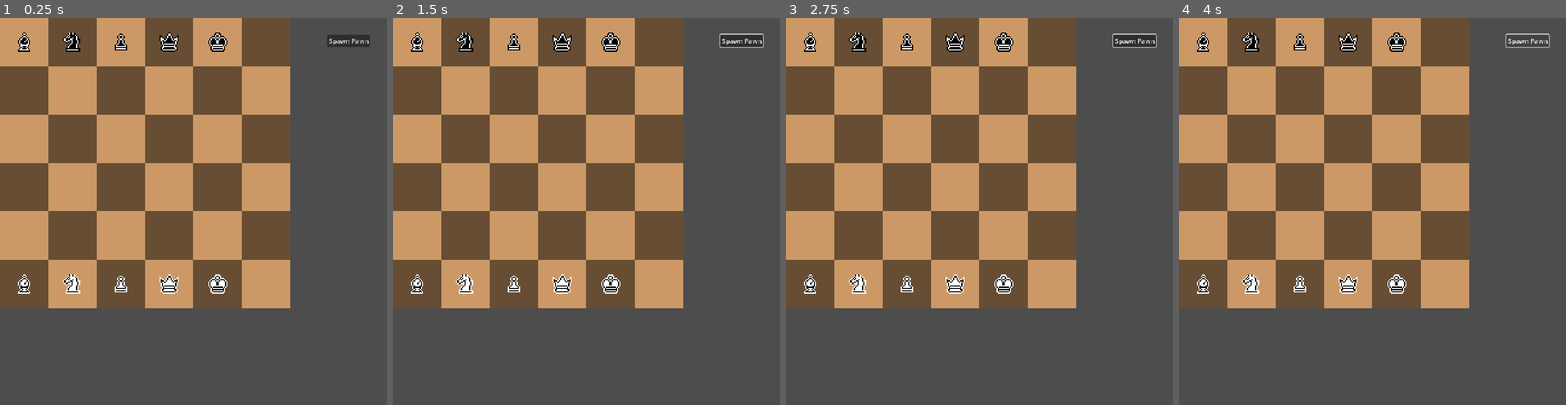
Above: before the commit, frames 1-4 (left to right).
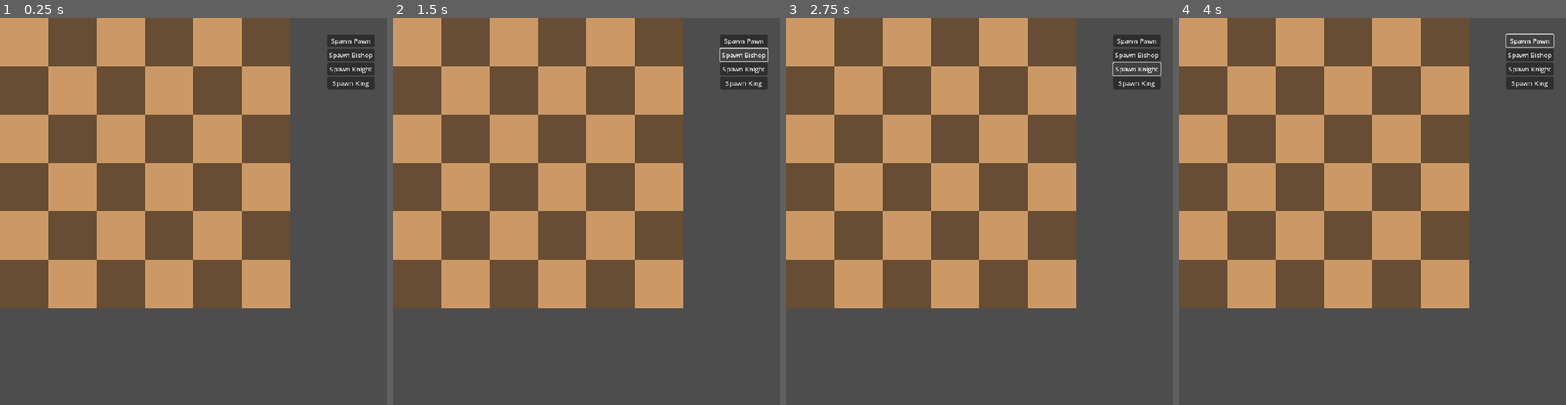
Above: after the commit, the same moments.

Repository: Wyadox/TurnBasedLite
Game: Godot game, scene res://scenes/game.tscn
Same seed, same stepped clock (60 frames per second), same inputs: the game is played once before the commit and once after it.
Inputs (mouse positions are in pixels of both pictures, inside the frame that each line leads up to):
- Up to frame 1 (0.25 s): no input
- Up to frame 2 (1.5 s): click "Spawn Pawn" at 0.5 s; click (745, 56) at 1.25 s, where only the run after the commit has a clickable "Spawn Bishop"
- Up to frame 3 (2.75 s): click (1138, 68) at 2 s, where only the run after the commit has a clickable "Spawn Knight"
- Up to frame 4 (4 s): click (1531, 83) at 2.75 s, where only the run after the commit has a clickable "Spawn King"; click "Spawn Pawn" at 3.5 s

The runs differ from the first frame. In frame 1, 2.7% of the frame differs, in the area x 4-97%, y 3-72%; in frame 2, 2.6%; in frame 3, 2.5%; in frame 4, 2.7%.

Commit message:
Setup Phase Basis
Implementation of a basic Setup Phase, with the base variants of pieces

White spawns all pieces, then Black spawns all pieces, then the match starts

Diff:
--- a/chess-game/scenes/game.tscn
+++ b/chess-game/scenes/game.tscn
@@ -2,7 +2,7 @@
 
 [ext_resource type="Script" uid="uid://bj20fx8i5xny6" path="res://scripts/game.gd" id="1_yqjtg"]
 [ext_resource type="Script" uid="uid://dlwh8mqmkmuqo" path="res://scripts/board.gd" id="2_lnu2h"]
-[ext_resource type="Script" uid="uid://b3kuug82fetu7" path="res://scenes/setup_phase_ui.gd" id="3_lnu2h"]
+[ext_resource type="Script" uid="uid://b3kuug82fetu7" path="res://scripts/setup_phase_ui.gd" id="3_lnu2h"]
 
 [node name="Game" type="Node2D"]
 script = ExtResource("1_yqjtg")
@@ -69,11 +69,28 @@
 offset_right = 918.0
 offset_bottom = 81.0
 
-[node name="Button" type="Button" parent="SetupPhaseUI/VBoxContainer"]
+[node name="Pawn_Button" type="Button" parent="SetupPhaseUI/VBoxContainer"]
 layout_mode = 2
 text = "Spawn Pawn"
 
+[node name="Bishop_Button" type="Button" parent="SetupPhaseUI/VBoxContainer"]
+layout_mode = 2
+text = "Spawn Bishop"
+
+[node name="Knight_Button" type="Button" parent="SetupPhaseUI/VBoxContainer"]
+layout_mode = 2
+text = "Spawn Knight"
+
+[node name="King_Button" type="Button" parent="SetupPhaseUI/VBoxContainer"]
+layout_mode = 2
+text = "Spawn King"
+
 [connection signal="selected_square" from="." to="Board" method="_on_game_selected_square"]
+[connection signal="set_status" from="Board" to="." method="_on_board_set_status"]
+[connection signal="setup_complete" from="Board" to="." method="_on_board_setup_complete"]
 [connection signal="pressed" from="Control/Button" to="." method="_on_button_pressed"]
 [connection signal="spawn_piece" from="SetupPhaseUI" to="Board" method="_on_setup_phase_ui_spawn_piece"]
-[connection signal="pressed" from="SetupPhaseUI/VBoxContainer/Button" to="SetupPhaseUI" method="_on_button_pressed"]
+[connection signal="pressed" from="SetupPhaseUI/VBoxContainer/Pawn_Button" to="SetupPhaseUI" method="_on_pawn_button_pressed"]
+[connection signal="pressed" from="SetupPhaseUI/VBoxContainer/Bishop_Button" to="SetupPhaseUI" method="_on_bishop_button_pressed"]
+[connection signal="pressed" from="SetupPhaseUI/VBoxContainer/Knight_Button" to="SetupPhaseUI" method="_on_knight_button_pressed"]
+[connection signal="pressed" from="SetupPhaseUI/VBoxContainer/King_Button" to="SetupPhaseUI" method="_on_king_button_pressed"]
--- a/chess-game/scenes/setup_phase_ui.gd
+++ /dev/null
@@ -1,6 +0,0 @@
-extends Control
-signal spawn_piece(piece_type)
-
-func _on_button_pressed() -> void:
-	print("Pawn")
-	emit_signal("spawn_piece", Globals.PIECE_TYPES.PAWN)
--- a/chess-game/scripts/board.gd
+++ b/chess-game/scripts/board.gd
@@ -1,12 +1,17 @@
 extends Node2D
+
+signal setup_complete
+signal set_status(color)
 
 @export var pieces = [];
 @export var piece_scene = preload("res://scenes/Piece.tscn")
+@export var game_script = preload("res://scripts/game.gd")
 
 @export var white_king_pos: Vector2
 @export var black_king_pos: Vector2
 
 var selected_pos: Vector2 = Vector2(-1, -1)
+var setup_done: bool = false
 
 const CELL_SIZE = 120
 
@@ -71,6 +76,8 @@
 			black_king_pos = pos
 
 func get_piece(pos: Vector2):
+	if pieces.size() < 1:
+		return
 	for piece in pieces:
 		if piece.board_position == pos:
 			return piece
@@ -144,14 +151,73 @@
 	pieces.append(piece)
 	return piece
 
+var border_panel
 
 func _on_setup_phase_ui_spawn_piece(piece_type: Variant) -> void:
 	if selected_pos == Vector2(-1, -1):
 		print("Select a valid position")
 		return
-	create_piece(piece_type, Globals.COLORS.WHITE, selected_pos)
+
+	if setup_done == true:
+		print("Setup phase is over")
+		return
+
+	# Determine color for current piece
+	var color
+	var total_pieces : int = num_pieces()
+	if total_pieces < 6:
+		color = Globals.COLORS.WHITE
+	else:
+		color = Globals.COLORS.BLACK
+	create_piece(piece_type, color, selected_pos)
+
+	# Determine if color needs to swap
+	if total_pieces + 1 < 6:
+		color = Globals.COLORS.WHITE
+	else:
+		color = Globals.COLORS.BLACK
+	emit_signal("set_status", color)
+
+	# Ready to play
+	if total_pieces + 1 > 11:
+		setup_done = true
+		emit_signal("setup_complete")
+
+	# Reset border visual and selected pos
+	if border_panel and border_panel.is_inside_tree():
+		border_panel.queue_free()
+	selected_pos = Vector2(-1, -1)
 
 
 func _on_game_selected_square(pos: Variant) -> void:
 	selected_pos = pos
 	print(pos)
+	draw_border(pos.x, pos.y)
+
+func draw_border(x, y):
+	if border_panel and border_panel.is_inside_tree():
+		border_panel.queue_free()
+	border_panel = Panel.new()
+	border_panel.size = Vector2(CELL_SIZE, CELL_SIZE)
+	border_panel.position = Vector2(
+		x * CELL_SIZE,
+		y * CELL_SIZE
+	)
+	border_panel.z_index = 100
+
+	var style := StyleBoxFlat.new()
+	style.bg_color = Color.TRANSPARENT
+	style.border_color = Color(0.0, 0.0, 1.0)
+	style.border_width_left = 3
+	style.border_width_top = 3
+	style.border_width_right = 3
+	style.border_width_bottom = 3
+	border_panel.add_theme_stylebox_override("panel", style)
+
+	add_child(border_panel)
+
+func num_pieces():
+	var count : int = 0
+	for piece in pieces:
+		count += 1
+	return count
--- a/chess-game/scripts/game.gd
+++ b/chess-game/scripts/game.gd
@@ -12,16 +12,20 @@
 var is_dragging: bool;
 var selected_piece = null;
 var previous_position = null;
+var setup_complete: bool = false
 
 @onready var board = $Board;
 @onready var ui_control = $Control
 @onready var win_label = $"Control/Win Label"
+@onready var setup_ui = $SetupPhaseUI
 
 # Called when the node enters the scene tree for the first time.
 func _ready():
 	init_game()
 	ui_control.hide()
 	win_label.hide()
+	setup_ui.show()
+	setup_complete = false
 
 func _input(event):
 	if game_over:
@@ -33,8 +37,10 @@
 
 		# Drag piece only if they are under the mouse or are of current player
 		if selected_piece == null:
-			if pos.x < 6 and pos.x > -1 and pos.y < 6 and pos.y > 0:
-				if status == Globals.COLORS.WHITE:
+			if pos.x < 6 and pos.x > -1 and pos.y < 6 and pos.y > -1:
+				if status == Globals.COLORS.WHITE and pos.y == 5:
+					emit_signal("selected_square", pos)
+				if status == Globals.COLORS.BLACK and pos.y == 0:
 					emit_signal("selected_square", pos)
 			else:
 				print("no square was selected")
@@ -42,6 +48,10 @@
 
 		if selected_piece.color != status:
 			return
+
+		if setup_complete == false:
+			return
+
 		is_dragging = true
 		previous_position = selected_piece.position
 		selected_piece.z_index = 100
@@ -187,3 +197,13 @@
 
 func _on_button_pressed():
 	get_tree().reload_current_scene()
+
+func _on_board_setup_complete() -> void:
+	setup_complete = true
+	setup_ui.hide()
+	status = Globals.COLORS.WHITE
+
+
+func _on_board_set_status(color: Variant) -> void:
+	status = color
+	print(color)
--- a/chess-game/scripts/globals.gd
+++ b/chess-game/scripts/globals.gd
@@ -47,10 +47,10 @@
 }
 
 const INITIAL_PIECE_SET_SINGLE = [
-	[PIECE_TYPES.ARCHBISHOP, 0, 0],
-	[PIECE_TYPES.HORSE_ARCHER, 1, 0],
-	[PIECE_TYPES.MITOSIS_PAWN, 2, 0],
-	[PIECE_TYPES.QUEEN, 3, 0],
-	[PIECE_TYPES.KING, 4, 0],
+	#[PIECE_TYPES.ARCHBISHOP, 0, 0],
+	#[PIECE_TYPES.HORSE_ARCHER, 1, 0],
+	#[PIECE_TYPES.MITOSIS_PAWN, 2, 0],
+	#[PIECE_TYPES.QUEEN, 3, 0],
+	#[PIECE_TYPES.KING, 4, 0],
 	#[PIECE_TYPES.BISHOP, 5, 0]
 ]
--- a/chess-game/scripts/piece.gd
+++ b/chess-game/scripts/piece.gd
@@ -61,13 +61,6 @@
 		if abs(dx) == 2 and dy == 0:
 			var mid_pos = Vector2(old_pos.x, old_pos.y)
 			perform_mitosis(mid_pos)
-			#piece_type = Globals.PIECE_TYPES.PAWN
-			#update_sprite()
-			#board_handle.create_piece(
-				#Globals.PIECE_TYPES.PAWN,
-				#color,
-				#to_move
-			#)
 			return
 
 	# Update king position if they are moved
--- /dev/null
+++ b/chess-game/scripts/setup_phase_ui.gd
@@ -0,0 +1,21 @@
+extends Control
+signal spawn_piece(piece_type)
+
+func _on_pawn_button_pressed() -> void:
+	print("Pawn")
+	emit_signal("spawn_piece", Globals.PIECE_TYPES.PAWN)
+
+
+func _on_bishop_button_pressed() -> void:
+	print("Bishop")
+	emit_signal("spawn_piece", Globals.PIECE_TYPES.BISHOP)
+
+
+func _on_knight_button_pressed() -> void:
+	print("Kinght")
+	emit_signal("spawn_piece", Globals.PIECE_TYPES.KNIGHT)
+
+
+func _on_king_button_pressed() -> void:
+	print("King")
+	emit_signal("spawn_piece", Globals.PIECE_TYPES.KING)
Renamed: chess-game/scenes/setup_phase_ui.gd.uid -> chess-game/scripts/setup_phase_ui.gd.uid
